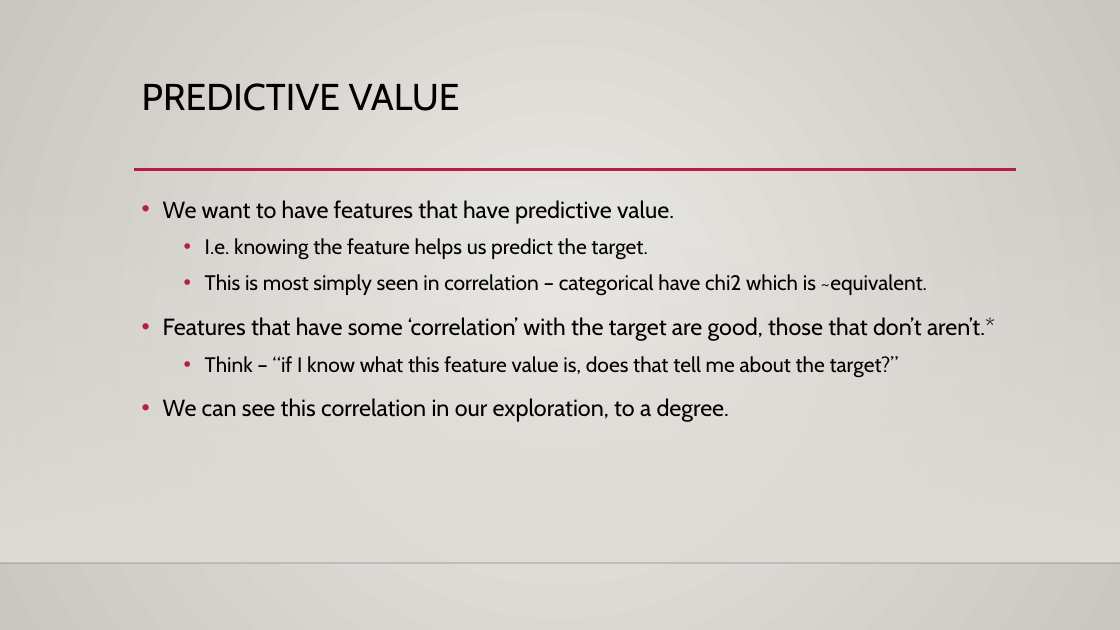
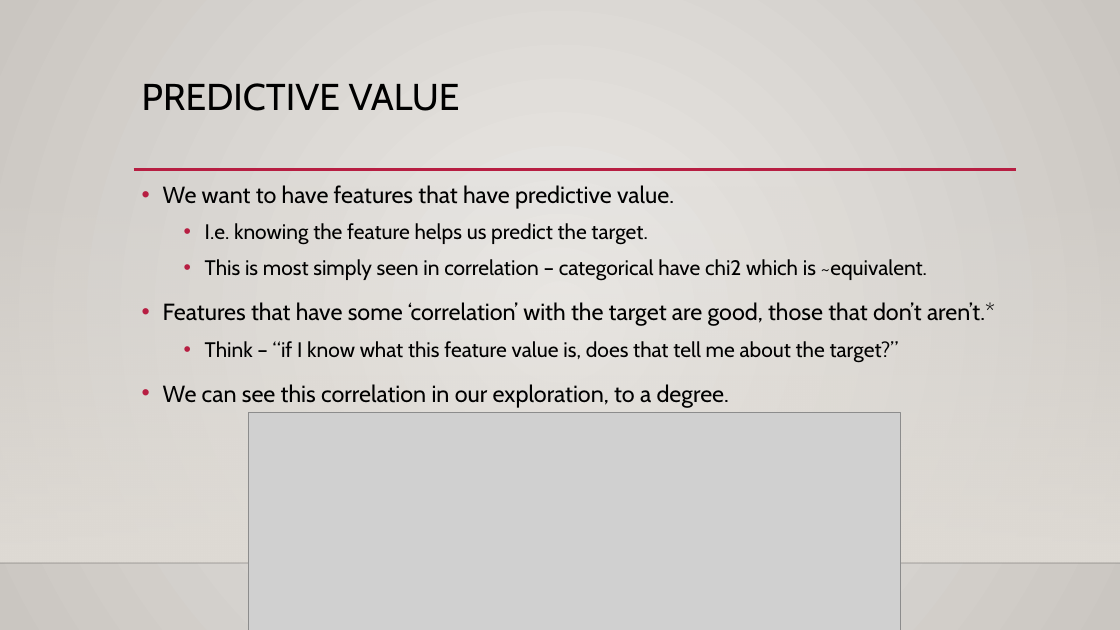
Before and after one commit to AkeemSemper/ML_for_Non_DS_Students, a slide deck: slide 4 of course_resources/slides/Used/018_regression_review_stats.pptx. Drawn at 1120x630 pixels with LibreOffice and Linux fonts; fonts in the diff are those of the drawing; grey boxes stand for pictures; background and template pictures are left out. Boxes give left, top, right and bottom in pixels: in the first picture for what was removed or moved away, otherwise in the second. Text is boxed around its words. In the diff, an @@ line names an element or a change of style, - is before the commit and + after.

```diff
--- a/course_resources/slides/Used/018_regression_review_stats.pptx
+++ b/course_resources/slides/Used/018_regression_review_stats.pptx
@@ text "We want to have features ..." moved from (x1=163, y1=200, x2=995, y2=422) to (x1=163, y1=185, x2=995, y2=408) @@
@@ picture added at (x1=248, y1=413, x2=901, y2=630) @@
```
Also in this commit, not shown: 3 other slides changed, 1 slide added, 1 other file.
